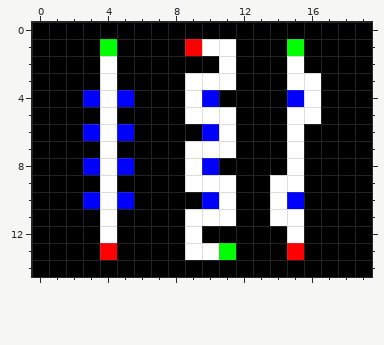
Pixel-art sprite, stored at src/uk/co/homletmoo/ld30/assets/levels/07.png. Above is the file before it was changed.
The file is 20x15 pixels.
After:
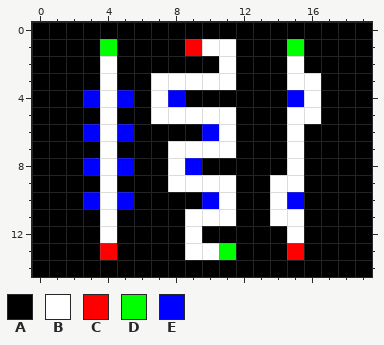
Palette (. is transparent): A #000000  B #ffffff  C #ff0000  D #00ff00  E #0000ff
From old to new:
The edit turns colour B into colour A in row 4 at x 9.
The edit turns colour E into colour A in row 4 at x 10; in row 8 at x 10.
The edit turns colour A into colour B in row 3 at x 7 to 8; in row 4 at x 7; in row 5 at x 7 to 8; in rows 7 to 9 at x 8.
The edit turns colour A into colour E in row 4 at x 8.
The edit turns colour B into colour E in row 8 at x 9.
